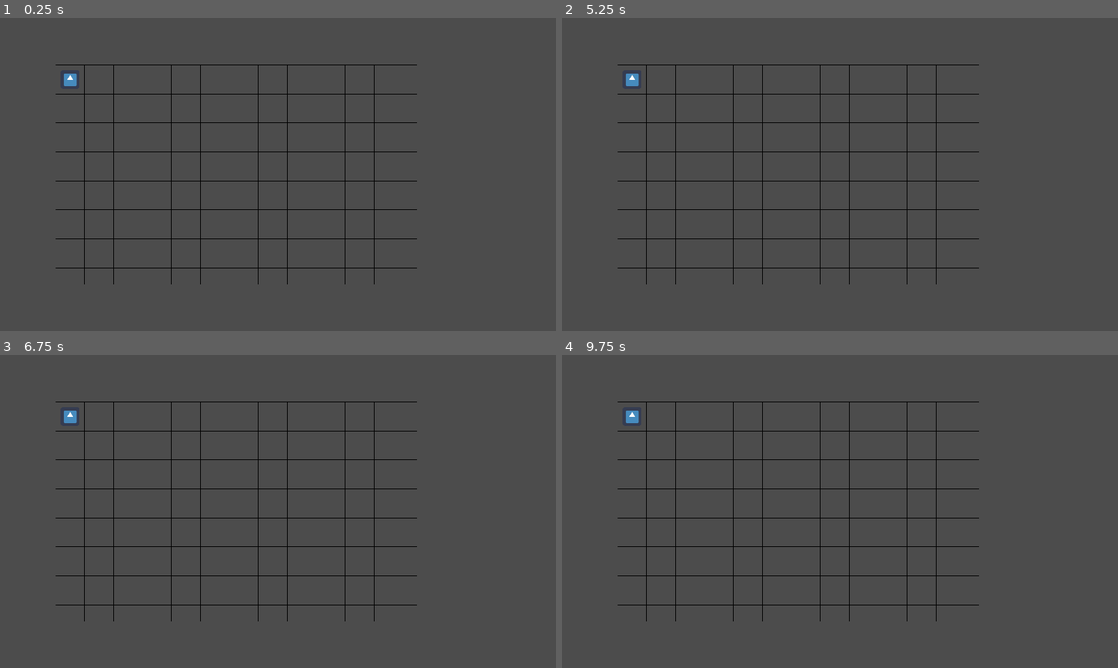
Above: before the commit, frames 1-4 (two rows, left to right).
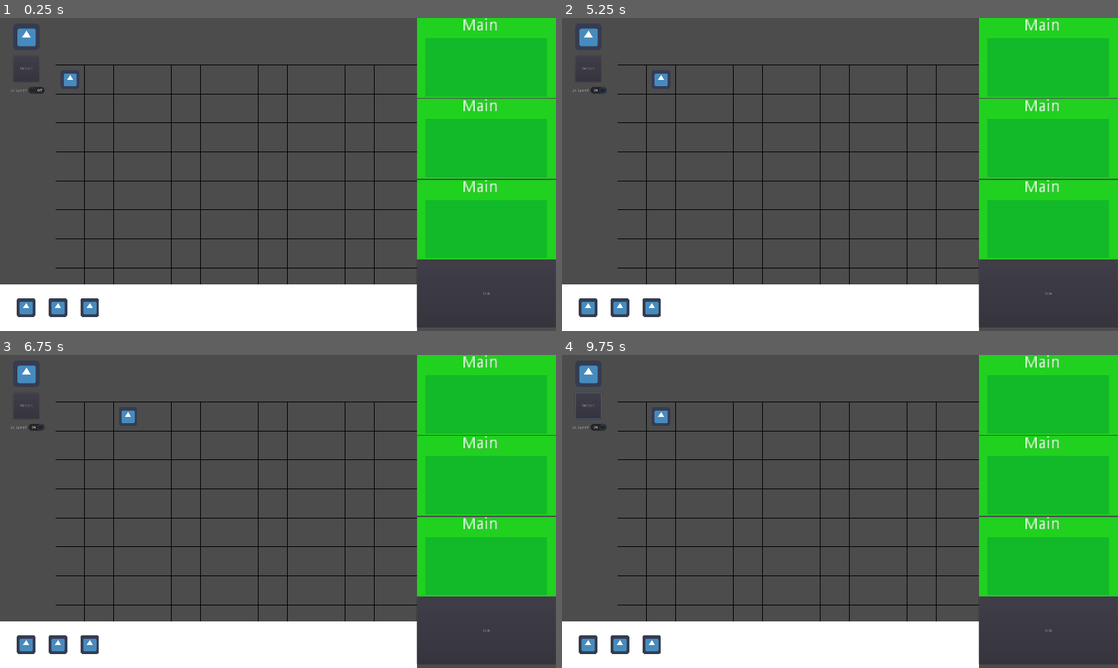
Above: after the commit, the same moments.

Repository: The-Koopalings/Flee_The_Factory
Game: Godot game, scene res://Scenes/Level_Components/LevelTemplate.tscn
Same seed, same stepped clock (60 frames per second), same inputs: the game is played once before the commit and once after it. Before the commit the project starts from res://Scenes/Level_Components/Grid.tscn. The engine's default icon, where the game draws it, is replaced by a stand-in: a white triangle on a blue panel in a dark square.
Inputs (mouse positions are in pixels of both pictures, inside the frame that each line leads up to):
- Up to frame 1 (0.25 s): no input
- Up to frame 2 (5.25 s): click (1051, 293) at 0.5 s, where only the run after the commit has a clickable "RUN"; click (589, 68) at 1.25 s, where only the run after the commit has a clickable "Restart"; click (589, 68) at 2 s, where only the run after the commit has a clickable "Restart"; click (589, 68) at 2.75 s, where only the run after the commit has a clickable "Restart"; click (589, 89) at 3.5 s, where only the run after the commit has a clickable "2x Speed"; click (589, 36) at 4.27 s; tap Enter at 5 s; move the mouse to (962, 158) at 5.02 s; hold Right (ui_right) from 5.03 s (still down); click (962, 158) at 5.17 s
- Up to frame 3 (6.75 s): release Right (ui_right) at 5.75 s; tap Space at 5.75 s; drag from (166, 527) to (72, 417) at 5.77 s; tap Enter at 6.5 s; move the mouse to (333, 442) at 6.52 s; hold Right (ui_right) from 6.53 s (still down)
- Up to frame 4 (9.75 s): release Right (ui_right) at 7.25 s; tap Space at 7.25, 8.75 s; drag from (812, 574) to (673, 464) at 7.27 s; tap Enter at 8 s; move the mouse to (1006, 558) at 8.02 s; hold Left (ui_left) 8.03-8.75 s; drag from (673, 464) to (756, 433) at 8.77 s; move the mouse to (867, 511) at 9.52 s; hold Down (ui_down) from 9.53 s (still down); click (867, 511) at 9.67 s

The runs differ from the first frame. In frame 1, 30% of the frame differs, in the area x 0-100%, y 0-100%; in frame 2, 30%; in frame 3, 30%; in frame 4, 31%.
Error before the commit: Invalid get index 'tile_size' (on base: 'null instance'). (res://Scripts/Level_Components/Robot.gd:4)

Commit message:
Created IDE scene outline
Needs to be resized, texture, needs scripts

Diff:
--- /dev/null
+++ b/Scenes/Level_Components/FunctionBlock.tscn
@@ -0,0 +1,38 @@
+[gd_scene load_steps=2 format=2]
+
+[sub_resource type="RectangleShape2D" id=1]
+extents = Vector2( 207.5, 97 )
+
+[node name="FunctionBlockControl" type="Control"]
+margin_right = 480.0
+margin_bottom = 275.0
+
+[node name="Label" type="Label" parent="."]
+margin_left = 140.0
+margin_right = 180.0
+margin_bottom = 20.0
+rect_scale = Vector2( 4, 4 )
+text = "Main"
+align = 1
+
+[node name="Area2D" type="Area2D" parent="."]
+position = Vector2( 30, 70 )
+
+[node name="CollisionShape2D" type="CollisionShape2D" parent="Area2D"]
+position = Vector2( 210, 100 )
+shape = SubResource( 1 )
+
+[node name="GridContainer" type="GridContainer" parent="Area2D"]
+margin_right = 420.0
+margin_bottom = 200.0
+
+[node name="ColorRect" type="ColorRect" parent="Area2D"]
+margin_right = 420.0
+margin_bottom = 200.0
+color = Color( 0.0745098, 0.729412, 0.160784, 1 )
+
+[node name="ColorRect" type="ColorRect" parent="."]
+show_behind_parent = true
+margin_right = 480.0
+margin_bottom = 275.0
+color = Color( 0.129412, 0.823529, 0.12549, 1 )
--- /dev/null
+++ b/Scenes/Level_Components/IDE.tscn
@@ -0,0 +1,27 @@
+[gd_scene load_steps=2 format=2]
+
+[ext_resource path="res://Scenes/Level_Components/FunctionBlock.tscn" type="PackedScene" id=1]
+
+[node name="IDE" type="VBoxContainer"]
+margin_right = 480.0
+margin_bottom = 1080.0
+
+[node name="FunctionBlockControl" parent="." instance=ExtResource( 1 )]
+rect_min_size = Vector2( 480, 275 )
+
+[node name="FunctionBlockControl2" parent="." instance=ExtResource( 1 )]
+margin_top = 279.0
+margin_bottom = 554.0
+rect_min_size = Vector2( 480, 275 )
+
+[node name="FunctionBlockControl3" parent="." instance=ExtResource( 1 )]
+margin_top = 558.0
+margin_bottom = 833.0
+rect_min_size = Vector2( 480, 275 )
+
+[node name="Button" type="Button" parent="."]
+margin_top = 837.0
+margin_right = 480.0
+margin_bottom = 1067.0
+rect_min_size = Vector2( 480, 230 )
+text = "RUN"
--- a/Scenes/Level_Components/LevelTemplate.tscn
+++ b/Scenes/Level_Components/LevelTemplate.tscn
@@ -7,6 +7,7 @@
 [ext_resource path="res://Scenes/Level_Components/CodeBlockBar.tscn" type="PackedScene" id=5]
 [ext_resource path="res://Scenes/Level_Components/Grid.tscn" type="PackedScene" id=6]
 [ext_resource path="res://Scenes/Level_Components/LevelControl.tscn" type="PackedScene" id=7]
+[ext_resource path="res://Scenes/Level_Components/IDE.tscn" type="PackedScene" id=8]
 
 [sub_resource type="RectangleShape2D" id=2]
 extents = Vector2( 29.5, 28.5 )
@@ -85,6 +86,10 @@
 
 [node name="Control" parent="." instance=ExtResource( 7 )]
 
+[node name="IDE" parent="." instance=ExtResource( 8 )]
+margin_left = 1440.0
+margin_right = 1920.0
+
 [connection signal="input_event" from="RotateLeft" to="RotateLeft" method="_on_Area2D_input_event"]
 [connection signal="input_event" from="Forward" to="Forward" method="_on_Area2D_input_event"]
 [connection signal="input_event" from="RotateRight" to="RotateRight" method="_on_Area2D_input_event"]
--- a/Scripts/Level_Components/Code_Blocks/Forward.gd
+++ b/Scripts/Level_Components/Code_Blocks/Forward.gd
@@ -20,6 +20,8 @@
 
 func set_dragging():
 	dragging=!dragging
+	#if dragging is now false, emit signal dropped with the block's current position
+	#in the IDE, if that position is within a function's area, add it to the function
 
 
 func _on_Area2D_input_event(viewport, event, shape_idx):
--- a/project.godot
+++ b/project.godot
@@ -11,7 +11,7 @@
 [application]
 
 config/name="Flee The Factory"
-run/main_scene="res://Scenes/Level_Components/Grid.tscn"
+run/main_scene="res://Scenes/Level_Components/LevelTemplate.tscn"
 config/icon="res://icon.png"
 
 [display]
Not shown: 1 places in Scenes/Level_Components/LevelTemplate.tscn that only renumber resources
